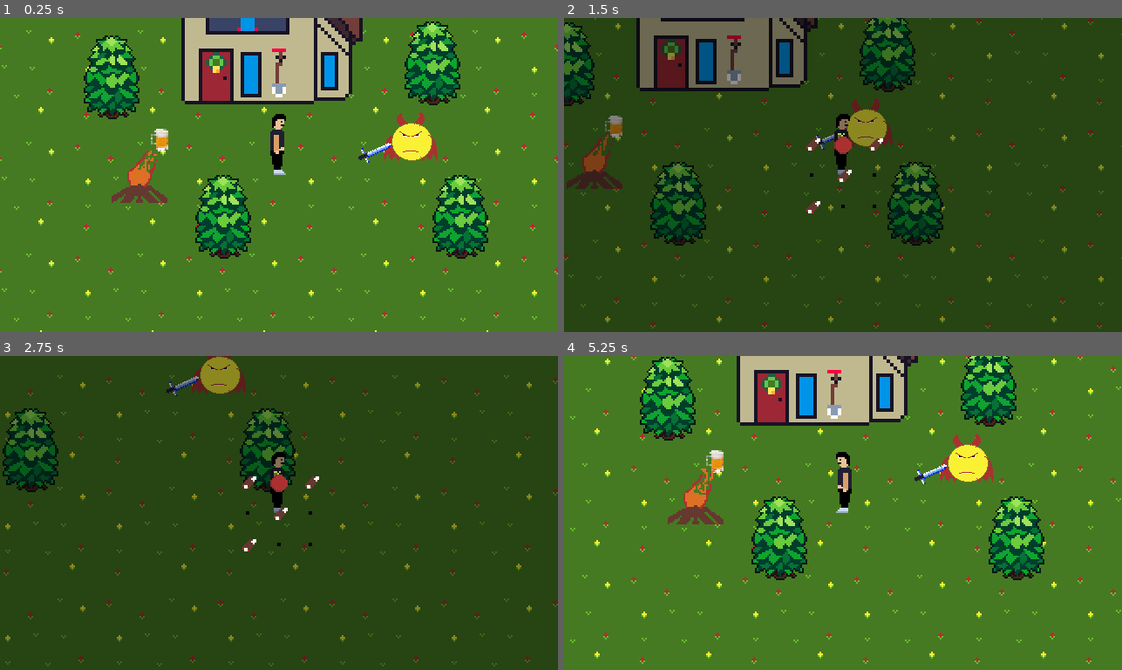
Above: before the commit, frames 1-4 (two rows, left to right).
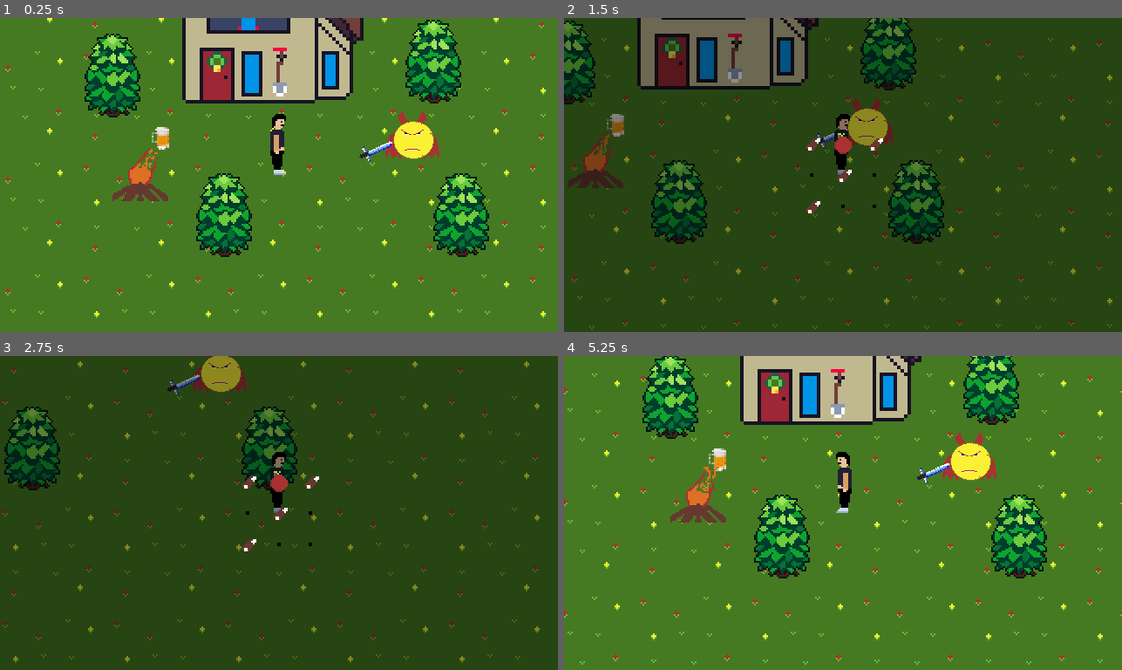
Above: after the commit, the same moments.

Repository: VictorINT/in-land
Game: Godot game, scene res://world.tscn
Two runs of this game, one before a commit and one after it. Both use one fixed random seed, a clock stepped at 60 frames per second and the inputs below.
Inputs:
- Up to frame 1 (0.25 s): no input
- Up to frame 2 (1.5 s): tap Enter at 0.5 s; hold Right (ui_right) 0.53-1.28 s; tap Tab (UiAcces) at 0.6 s; hold Down (ui_down) from 1.28 s (still down); tap Q (drop) at 1.35 s
- Up to frame 3 (2.75 s): release Down (ui_down) at 2.03 s; hold Right (ui_right) from 2.03 s (still down); tap I (interact) at 2.1 s
- Up to frame 4 (5.25 s): release Right (ui_right) at 2.78 s; hold Up (ui_up) 2.78-3.53 s; tap one key every 0.75 s from 2.85 s: E (pick) Tab (UiAcces) Q (drop) I (interact); hold Left (ui_left) 3.53-5.03 s; hold Down (ui_down) from 5.03 s (still down)

The runs differ from the first frame. In frame 1, 8.7% of the frame differs, in the area x 0-100%, y 0-100%; in frame 2, 8.0%; in frame 3, 5.4%; in frame 4, 11%, in the area x 0-100%, y 0-99%.

Commit message:
nothing imp

Diff:
--- a/casa.tscn
+++ b/casa.tscn
@@ -2,8 +2,8 @@
 
 [ext_resource path="res://resources/house.png" type="Texture" id=1]
 
-[sub_resource type="RectangleShape2D" id=3]
-extents = Vector2( 7.97899, 24.319 )
+[sub_resource type="RectangleShape2D" id=1]
+extents = Vector2( 6.51517, 24.319 )
 
 [sub_resource type="CapsuleShape2D" id=2]
 radius = 0.609444
@@ -16,9 +16,9 @@
 texture = ExtResource( 1 )
 
 [node name="CollisionShape2D" type="CollisionShape2D" parent="."]
-position = Vector2( 4.48379, -9.41835 )
+position = Vector2( 4.48379, -10.3609 )
 rotation = -1.5708
-shape = SubResource( 3 )
+shape = SubResource( 1 )
 
 [node name="Area2D" type="Area2D" parent="."]
 scale = Vector2( 1.02088, 2.22805 )
--- a/world.tscn
+++ b/world.tscn
@@ -16,7 +16,7 @@
 [node name="floor" type="Node" parent="."]
 
 [node name="grass" type="Sprite" parent="floor"]
-position = Vector2( 133, 88.7624 )
+position = Vector2( 137.186, 102 )
 texture = ExtResource( 2 )
 region_enabled = true
 region_rect = Rect2( 0, 0, 656, 432 )
@@ -34,7 +34,7 @@
 [node name="player" type="YSort" parent="elemente/elemente-nivel0"]
 
 [node name="player" parent="elemente/elemente-nivel0/player" instance=ExtResource( 1 )]
-position = Vector2( 120, 87.8754 )
+position = Vector2( 119.279, 88.7624 )
 
 [node name="Camera2D" type="Camera2D" parent="elemente/elemente-nivel0/player/player"]
 current = true
Not shown, added: resources/playeranimated.png.import
Not shown, added: resources/rock.png.import
Not shown, added: resources/wood_piece.png.import
